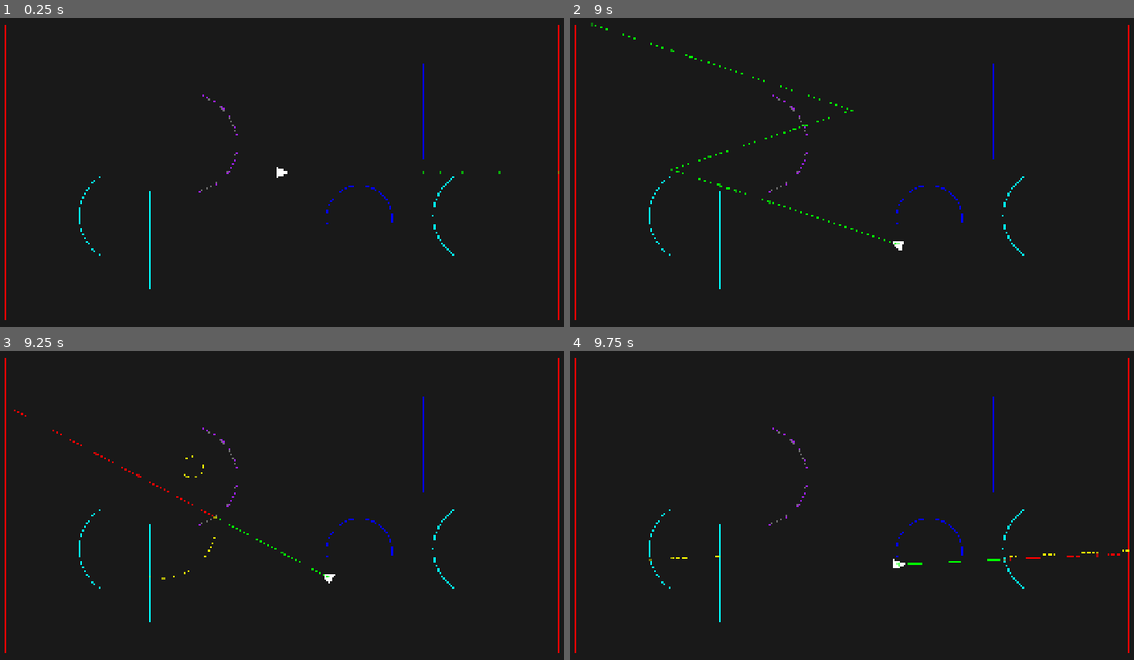
Above: before the commit, frames 1-4 (two rows, left to right).
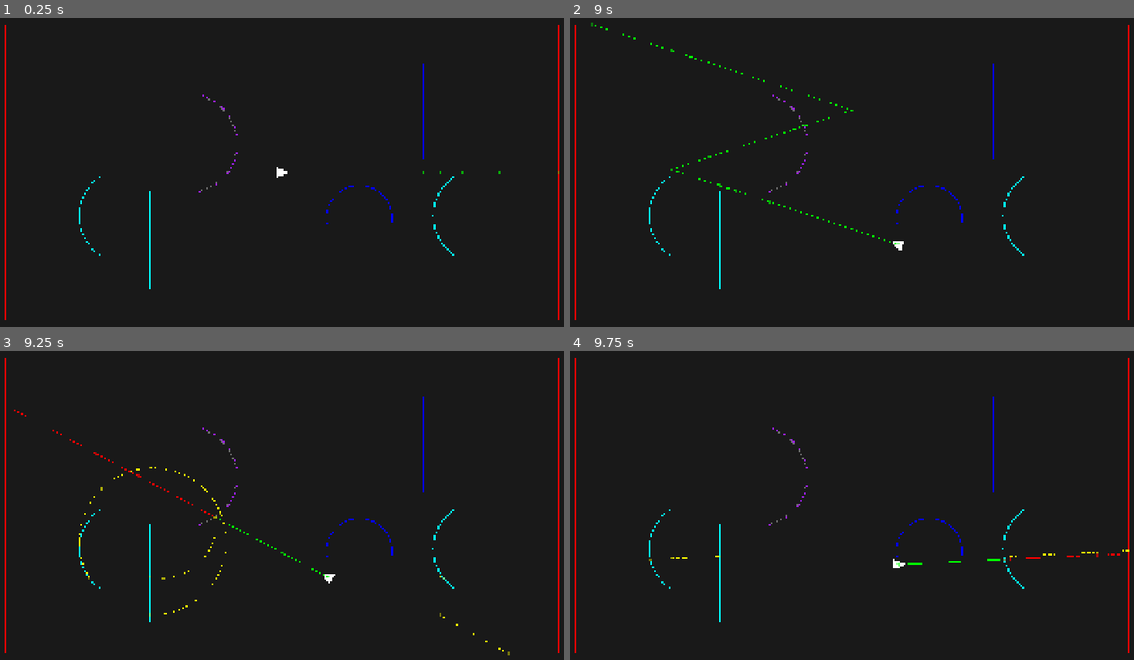
Above: after the commit, the same moments.

Repository: AlonKellner-RedHat/ricochet-game-v2
Game: Godot game, scene res://scenes/playground/portals.tscn
Two runs of this game, one before a commit and one after it. Both use one fixed random seed, a clock stepped at 60 frames per second and the inputs below.
Inputs (mouse positions are in pixels of both pictures, inside the frame that each line leads up to):
- Up to frame 1 (0.25 s): no input
- Up to frame 2 (9 s): tap Enter at 0.5, 2, 5 s; move the mouse to (987, 153) at 0.52 s; hold D (move_right) 0.53-1.25 s; hold Space (fire) 0.53-1.25 s; click (987, 153) at 0.67 s; drag from (727, 191) to (823, 240) at 1.27 s; move the mouse to (914, 95) at 2.02 s; hold D (move_right) 2.03-2.75 s; tap Alt at 2.1 s; drag from (823, 240) to (665, 119) at 2.77 s; tap Space (fire) at 3.5, 6.5 s; move the mouse to (1038, 225) at 3.52 s; hold A (move_left) 3.53-4.25 s; tap Tab at 3.6 s; drag from (665, 119) to (761, 85) at 4.27 s; move the mouse to (880, 172) at 5.02 s; hold S (move_down) 5.03-5.75 s; tap Z at 5.1 s; click (880, 172) at 5.17 s; drag from (761, 85) to (727, 191) at 5.77 s; move the mouse to (987, 153) at 6.52 s; hold W (move_up) 6.53-7.25 s; tap C at 6.6 s; drag from (727, 191) to (823, 240) at 7.27 s; move the mouse to (914, 95) at 8.02 s; hold S (move_down) 8.03-8.75 s; hold Shift 8.03-8.75 s; drag from (823, 240) to (665, 119) at 8.77 s
- Up to frame 3 (9.25 s): no input
- Up to frame 4 (9.75 s): move the mouse to (1038, 558) at 9.52 s; hold W (move_up) from 9.53 s (still down); tap Ctrl at 9.6 s; click (1038, 558) at 9.67 s

Frames 1-2 are identical in both runs. In frame 3, 0.1% of the frame differs, in the area x 13-91%, y 33-99%; in frame 4, nothing differs.

Commit message:
Fix norm-cache mapping corruption causing planned-trace oscillation
The shared TransformCache's norm_to_surface mapping was assigned by reference
on cache hit (tracer.gd:436), so a later _build_normalized call's
out_mapping.clear() mutated the cached identity-frame dict in place. This
caused the planned trace to lose origin_on_surface lookups, letting near-zero
FP intersection hits survive unfiltered as zero-length oscillating steps.

Also includes: apply_point API change from bidirectional bool to explicit
inverse MobiusTransform, and origin_on_surface formula fix for non-identity
frames during portal traversal after reflection.

Co-Authored-By: Claude Opus 4.6 <noreply@anthropic.com>

Diff:
--- a/scripts/math/planner.gd
+++ b/scripts/math/planner.gd
@@ -17,7 +17,8 @@
 		if config == null or config.effect == null or not config.effect.is_transformative():
 			return null
 		var inv_mobius: MobiusTransform = config.effect.get_inverse_mobius()
-		image = cache.apply_point(inv_mobius, image) if cache else inv_mobius.apply(image)
+		var fwd_mobius: MobiusTransform = config.effect.get_mobius()
+		image = cache.apply_point(inv_mobius, image, fwd_mobius) if cache else inv_mobius.apply(image)
 	return image
 
 static func compute_aim_direction(origin: Vector2, cursor: Vector2, plan_entries: Array, surfaces: Array, game_state: GameState, cache: TransformCache = null) -> Direction:
@@ -87,7 +88,8 @@
 
 		var config: SideConfig = surf.active_side_config(entry.side, game_state)
 		var mobius: MobiusTransform = config.effect.get_mobius()
-		image = cache.apply_point(mobius, image) if cache else mobius.apply(image)
+		var inv_mobius: MobiusTransform = config.effect.get_inverse_mobius()
+		image = cache.apply_point(mobius, image, inv_mobius) if cache else mobius.apply(image)
 
 		current_point = bounce_point
 		aim_dir = Direction.from_coords(current_point, image)
--- a/scripts/math/tracer.gd
+++ b/scripts/math/tracer.gd
@@ -155,7 +155,7 @@
 						var orig_surf_zl: Surface = s.norm_to_surface.get(hp.segment)
 						if orig_surf_zl and orig_surf_zl.is_target and hp.on_segment:
 							s.path.targets_hit[orig_surf_zl.id] = true
-						var result_zl = _apply_effect(s, hp, true, orig_surf_zl, plan_entries)
+						var result_zl = _apply_effect(s, hp, true, orig_surf_zl, plan_entries, cache)
 						if result_zl == 2:
 							if s.cursor_injected_at_zero_length:
 								s.step_left_blocked = false
@@ -192,7 +192,7 @@
 							if s.frame.conjugating:
 								ls = Side.Value.RIGHT if hp.side == Side.Value.LEFT else Side.Value.LEFT
 							last_step.hit_side = ls
-						var origin_result = _apply_effect(s, hp, true, origin_surf, plan_entries)
+						var origin_result = _apply_effect(s, hp, true, origin_surf, plan_entries, cache)
 						if origin_result == 1:
 							stage_ended = true
 							break
@@ -236,7 +236,7 @@
 			_accumulate_blockage(s, hp)
 			var fully_blocked := s.step_left_blocked and s.step_right_blocked
 
-			var result = _apply_effect(s, hp, fully_blocked, orig_surf, plan_entries)
+			var result = _apply_effect(s, hp, fully_blocked, orig_surf, plan_entries, cache)
 			if result == 2:
 				trace_done = true
 				break
@@ -286,7 +286,7 @@
 				s.step_left_blocked = s.step_left_blocked or sides[0]
 				s.step_right_blocked = s.step_right_blocked or sides[1]
 
-static func _apply_effect(s: TraceState, hp: Intersection.HitRecord, fully_blocked: bool, orig_surf: Surface, plan_entries: Array) -> int:
+static func _apply_effect(s: TraceState, hp: Intersection.HitRecord, fully_blocked: bool, orig_surf: Surface, plan_entries: Array, cache: TransformCache = null) -> int:
 	var norm_surf: Surface = null
 	for ns in s.norm_surfaces:
 		if ns.segment == hp.segment:
@@ -345,8 +345,14 @@
 		var new_origin: Vector2
 		if should_pop or tracked.inverse == tracked:
 			new_origin = tracked.inverse.mobius.apply(hp.point.coords)
+		elif s.frame.id == MobiusTransform.IDENTITY_ID:
+			new_origin = hp.point.coords
 		else:
-			new_origin = hp.point.coords
+			var new_frame := cache.compose_cached(s.frame, tracked.mobius)
+			var new_frame_inv := cache.invert_cached(new_frame)
+			var TF := cache.compose_cached(tracked.mobius, s.frame)
+			var M := cache.compose_cached(new_frame_inv, TF)
+			new_origin = M.apply(hp.point.coords)
 		if tracked.inverse != tracked:
 			s.portal_gap_pending = true
 		s.ray = Ray.from_coords(new_origin, s.ray.direction)
@@ -427,7 +433,7 @@
 	var cached_norm = cache.get_normalized(s.frame.id)
 	if cached_norm != null:
 		s.norm_surfaces = cached_norm.surfaces
-		s.norm_to_surface = cached_norm.mapping
+		s.norm_to_surface = cached_norm.mapping.duplicate()
 	else:
 		s.norm_surfaces = _build_normalized(surfaces, s.frame, s.norm_to_surface, cache, s.transform_stack)
 		cache.set_normalized(s.frame.id, s.norm_surfaces, s.norm_to_surface.duplicate())
--- a/scripts/math/transform_cache.gd
+++ b/scripts/math/transform_cache.gd
@@ -52,14 +52,14 @@
 func set_normalized(frame_id: int, surfaces: Array, mapping: Dictionary) -> void:
 	_norm_cache[frame_id] = {"surfaces": surfaces, "mapping": mapping}
 
-func apply_point(transform: MobiusTransform, point: Vector2, bidirectional: bool = true) -> Vector2:
+func apply_point(transform: MobiusTransform, point: Vector2, inverse: MobiusTransform = null) -> Vector2:
 	var key := Vector3(transform.id, point.x, point.y)
 	if _point_cache.has(key):
 		return _point_cache[key]
 	var result := transform.apply(point)
 	_point_cache[key] = result
-	if bidirectional:
-		var rev_key := Vector3(transform.id, result.x, result.y)
+	if inverse:
+		var rev_key := Vector3(inverse.id, result.x, result.y)
 		if not _point_cache.has(rev_key):
 			_point_cache[rev_key] = point
 	return result
--- /dev/null
+++ b/tests/test_arc_reflector_oscillation.gd
@@ -0,0 +1,134 @@
+extends GutTest
+
+func before_each() -> void:
+	Surface.reset_id_counter()
+	MobiusTransform.reset_id_counter()
+
+func _build_portals_scene() -> Array:
+	var surfs: Array = []
+	surfs.append_array(RoomBuilder.create_room_surfaces(Rect2(100, 80, 1720, 920)))
+	# mirror_lines: L=reflect
+	var m_seg := Segment.from_coords(Vector2(400, 200), Vector2(400, 700), Vector2(400, 450))
+	var m_refl := ReflectionEffect.new(m_seg.get_carrier())
+	surfs.append(Surface.new(m_seg, SideConfig.new(m_refl, true), SideConfig.new(null, false), false, false))
+	# mirror_right_lines: R=reflect
+	var mr_seg := Segment.from_coords(Vector2(960, 150), Vector2(960, 400), Vector2(960, 275))
+	var mr_refl := ReflectionEffect.new(mr_seg.get_carrier())
+	surfs.append(Surface.new(mr_seg, SideConfig.new(null, false), SideConfig.new(mr_refl, true), false, false))
+	# mirror_both_lines: L=reflect R=reflect
+	var mb_seg := Segment.from_coords(Vector2(1400, 200), Vector2(1400, 500), Vector2(1400, 350))
+	var mb_refl := ReflectionEffect.new(mb_seg.get_carrier())
+	surfs.append(Surface.new(mb_seg, SideConfig.new(mb_refl, true), SideConfig.new(mb_refl, true), false, false))
+	# inversion_left_arcs: L=inversion
+	var inv_seg := Segment.from_coords(Vector2(700, 300), Vector2(700, 600), Vector2(820, 450))
+	var inv_effect := CircleInversionEffect.new(inv_seg.get_carrier())
+	surfs.append(Surface.new(inv_seg, SideConfig.new(inv_effect, true), SideConfig.new(null, false), false, true))
+	# reflective_arcs: L=reflect R=reflect (THE ARC UNDER TEST)
+	var arc_seg := Segment.from_coords(Vector2(1100, 700), Vector2(1300, 700), Vector2(1200, 580))
+	var arc_refl := ReflectionEffect.new(arc_seg.get_carrier())
+	var arc_surf := Surface.new(arc_seg, SideConfig.new(arc_refl, true), SideConfig.new(arc_refl, true), false, false)
+	surfs.append(arc_surf)
+	# portal_lines: (550,600)→(550,900), rotation=0, translation=(900,0)
+	var pl_seg := Segment.from_coords(Vector2(550, 600), Vector2(550, 900), Vector2(550, 750))
+	var pl_result := RigidMotionEffect.create_portal_pair(pl_seg, 0.0, Vector2(900, 0))
+	var pl_src_cfg := SideConfig.new(pl_result.source_effect, true)
+	surfs.append(Surface.new(pl_seg, pl_src_cfg, pl_src_cfg, false, false))
+	var pl_tgt_cfg := SideConfig.new(pl_result.target_effect, true)
+	surfs.append(Surface.new(pl_result.target_segment, pl_tgt_cfg, pl_tgt_cfg, false, false))
+	# portal_arcs: (1500,550)→(1500,800) via (1430,675), rotation=0, translation=(-1100,0)
+	var pa_seg := Segment.from_coords(Vector2(1500, 550), Vector2(1500, 800), Vector2(1430, 675))
+	var pa_result := RigidMotionEffect.create_portal_pair(pa_seg, 0.0, Vector2(-1100, 0))
+	var pa_src_cfg := SideConfig.new(pa_result.source_effect, true)
+	surfs.append(Surface.new(pa_seg, pa_src_cfg, pa_src_cfg, false, false))
+	var pa_tgt_cfg := SideConfig.new(pa_result.target_effect, true)
+	surfs.append(Surface.new(pa_result.target_segment, pa_tgt_cfg, pa_tgt_cfg, false, false))
+	# screen_bounds (passthrough)
+	for def in [Vector4(0, 0, 1920, 0), Vector4(1920, 0, 1920, 1080),
+				Vector4(1920, 1080, 0, 1080), Vector4(0, 1080, 0, 0)]:
+		var sb_seg := Segment.from_coords(Vector2(def.x, def.y), Vector2(def.z, def.w),
+			Vector2((def.x + def.z) / 2.0, (def.y + def.w) / 2.0))
+		surfs.append(Surface.new(sb_seg, SideConfig.new(null, false), SideConfig.new(null, false), false, false))
+	return surfs
+
+func _count_zero_length_steps(path: Tracer.TracedPath) -> int:
+	var count := 0
+	for s in path.steps:
+		var step: Tracer.Step = s
+		if step.start.distance_to(step.end) < 0.01:
+			count += 1
+	return count
+
+# === Regression tests for norm_cache mapping corruption fix ===
+
+func test_step1_physical_no_oscillation() -> void:
+	var surfs := _build_portals_scene()
+	var player := Vector2(970, 703)
+	var cursor := Vector2(1027, 675)
+	var aim := Direction.from_coords(player, cursor)
+	var ray := Ray.from_coords(player, aim)
+	var cache := TransformCache.new()
+	var path := Tracer.trace(player, aim, surfs, GameState.new(), ray, -1.0,
+		Tracer.TraceMode.PHYSICAL, Tracer.TraceMode.PHYSICAL, [], cache, cursor)
+	var zero_count := _count_zero_length_steps(path)
+	assert_eq(zero_count, 0, "Physical trace should have no zero-length steps")
+
+func test_step1_planned_oscillation() -> void:
+	var surfs := _build_portals_scene()
+	var player := Vector2(970, 703)
+	var cursor := Vector2(1027, 675)
+	var aim := Direction.from_coords(player, cursor)
+	var ray := Ray.from_coords(player, aim)
+	var cache := TransformCache.new()
+	var _physical := Tracer.trace(player, aim, surfs, GameState.new(), ray, -1.0,
+		Tracer.TraceMode.PHYSICAL, Tracer.TraceMode.PHYSICAL, [], cache, cursor)
+	var planned := Tracer.trace(player, aim, surfs, GameState.new(), ray, -1.0,
+		Tracer.TraceMode.PLANNED, Tracer.TraceMode.PHYSICAL, [], cache, cursor)
+	var zero_count := _count_zero_length_steps(planned)
+	assert_eq(zero_count, 0,
+		"Planned trace should have no zero-length steps (got %d)" % zero_count)
+
+# === Step 2: Isolate cache vs mode ===
+
+func test_step2_planned_isolated_cache() -> void:
+	var surfs := _build_portals_scene()
+	var player := Vector2(970, 703)
+	var cursor := Vector2(1027, 675)
+	var aim := Direction.from_coords(player, cursor)
+	var ray := Ray.from_coords(player, aim)
+	var planned := Tracer.trace(player, aim, surfs, GameState.new(), ray, -1.0,
+		Tracer.TraceMode.PLANNED, Tracer.TraceMode.PHYSICAL, [], TransformCache.new(), cursor)
+	var zero_count := _count_zero_length_steps(planned)
+	assert_eq(zero_count, 0,
+		"Planned trace with isolated cache should have no zero-length steps (got %d)" % zero_count)
+
+# === Step 3: Prove norm_cache mapping corruption ===
+
+func test_step3_norm_cache_mapping_corruption() -> void:
+	var surfs := _build_portals_scene()
+	var cache := TransformCache.new()
+	var player := Vector2(970, 703)
+	var cursor := Vector2(1027, 675)
+	var aim := Direction.from_coords(player, cursor)
+	var ray := Ray.from_coords(player, aim)
+	# Run physical trace — this will write identity-frame + reflection-frame norm caches
+	var _physical := Tracer.trace(player, aim, surfs, GameState.new(), ray, -1.0,
+		Tracer.TraceMode.PHYSICAL, Tracer.TraceMode.PHYSICAL, [], cache, cursor)
+	# After the physical trace, check the identity-frame cache
+	var identity_cached = cache.get_normalized(MobiusTransform.IDENTITY_ID)
+	assert_not_null(identity_cached, "Identity frame should be cached")
+	# The mapping should map original segments → original surfaces
+	var arc_surf_obj: Surface = surfs[8]  # reflective_arcs is the 9th surface (index 8)
+	var arc_seg: Segment = arc_surf_obj.segment
+	var mapped_surf: Surface = identity_cached.mapping.get(arc_seg)
+	gut.p("Arc segment in identity cache mapping: %s" % (mapped_surf != null))
+	gut.p("Identity cache mapping size: %d" % identity_cached.mapping.size())
+	if mapped_surf != null:
+		gut.p("Mapped surface id: %d" % mapped_surf.id)
+	else:
+		gut.p("CORRUPTION: arc segment not found in identity cache mapping!")
+		gut.p("Keys in mapping:")
+		for key in identity_cached.mapping:
+			var val = identity_cached.mapping[key]
+			gut.p("  seg(%s->%s) → surf id=%d" % [key.start.coords, key.end.coords, val.id])
+	assert_not_null(mapped_surf,
+		"Identity-frame cache mapping must contain the arc surface's segment")
--- a/tests/test_cache.gd
+++ b/tests/test_cache.gd
@@ -112,3 +112,32 @@
 	assert_ne(phys_step1.frame_id, 0, "Physical trace should have non-identity frame after reflection")
 	assert_eq(phys_step1.frame_id, plan_step1.frame_id,
 		"Shared cache: same composition = same frame ID")
+
+# --- Stage 72: apply_point bidirectional caching fix ---
+
+func test_apply_point_non_self_inverse_corruption() -> void:
+	var seg := Segment.from_coords(Vector2(200, 100), Vector2(200, 500), Vector2(200, 300))
+	var result := RigidMotionEffect.create_portal_pair(seg, 0.0, Vector2(300, 0))
+	var fwd: MobiusTransform = result.source_effect.get_mobius()
+	var p := Vector2(100, 300)
+	var expected_q := fwd.apply(p)
+	var expected_qq := fwd.apply(expected_q)
+	var cache := TransformCache.new()
+	var q := cache.apply_point(fwd, p)
+	assert_almost_eq(q, expected_q, Vector2(0.01, 0.01),
+		"First apply_point must match direct fwd.apply")
+	var qq := cache.apply_point(fwd, q)
+	assert_almost_eq(qq, expected_qq, Vector2(0.01, 0.01),
+		"Second apply_point(fwd, fwd(p)) must return fwd(fwd(p)), not p")
+
+func test_apply_point_cross_direction_caching() -> void:
+	var seg := Segment.from_coords(Vector2(200, 100), Vector2(200, 500), Vector2(200, 300))
+	var pair := RigidMotionEffect.create_portal_pair(seg, 0.0, Vector2(300, 0))
+	var fwd: MobiusTransform = pair.source_effect.get_mobius()
+	var inv: MobiusTransform = pair.source_effect.get_inverse_mobius()
+	var p := Vector2(100, 300)
+	var cache := TransformCache.new()
+	var q := cache.apply_point(fwd, p, inv)
+	var roundtrip := cache.apply_point(inv, q)
+	assert_eq(roundtrip, p,
+		"inv(fwd(p)) must return exact p from cache (no FP recomputation)")
--- a/tests/test_inversion_bugs.gd
+++ b/tests/test_inversion_bugs.gd
@@ -120,7 +120,7 @@
 	var test_angles := [0.0, 0.7, 1.4, 2.1, 2.8, 3.5, 4.2, 5.0]
 	for angle in test_angles:
 		var p := center + Vector2(cos(angle), sin(angle)) * radius
-		var q := cache.apply_point(mobius, p)
+		var q := cache.apply_point(mobius, p, mobius)
 		var roundtrip := cache.apply_point(mobius, q)
 		assert_eq(roundtrip, p,
 			"Self-inverse round-trip must be EXACT for angle %.1f (p=%s rt=%s)" % [angle, p, roundtrip])
@@ -132,7 +132,7 @@
 	var mobius := inv.get_mobius()
 	var cache := TransformCache.new()
 	var p := Vector2(500, 300)
-	var q := cache.apply_point(mobius, p)
+	var q := cache.apply_point(mobius, p, mobius)
 	var roundtrip := cache.apply_point(mobius, q)
 	assert_eq(roundtrip, p,
 		"Self-inverse round-trip must be EXACT for off-carrier points too")
--- a/tests/test_stage72_rigid_motion_integration.gd
+++ b/tests/test_stage72_rigid_motion_integration.gd
@@ -361,6 +361,79 @@
 
 func _big_line_seg(x: float) -> Segment:
 	return Segment.from_coords(Vector2(x, 200), Vector2(x, 800), Vector2(x, 500))
+
+func _big_mirror(x: float) -> Surface:
+	var seg := Segment.from_coords(Vector2(x, 100), Vector2(x, 900), Vector2(x, 500))
+	var refl := ReflectionEffect.new(seg.get_carrier())
+	var config := SideConfig.new(refl, true)
+	return Surface.new(seg, config, config, false, false)
+
+# --- Reproduction: reflection + portal interaction ---
+
+func test_stage72_reflection_then_portal_displacement() -> void:
+	var portals := _portal_pair_surfaces(_big_line_seg(550), 0.0, Vector2(900, 0))
+	var surfaces := _big_room_walls()
+	surfaces.append(_big_mirror(1400))
+	surfaces.append(portals.source)
+	surfaces.append(portals.target)
+	# Ray goes RIGHT → hits mirror at x=1400 → reflects LEFT → hits portal at x=550
+	var path := _trace(Vector2(950, 500), Vector2(1700, 500), surfaces)
+	var found_reflection := false
+	var found_portal_after := false
+	for i in range(path.steps.size()):
+		var s: Tracer.Step = path.steps[i]
+		if s.frame_id != MobiusTransform.IDENTITY_ID and not found_reflection:
+			found_reflection = true
+		if found_reflection and s.after_portal:
+			found_portal_after = true
+			assert_almost_eq(s.start.x, 1450.0, 10.0,
+				"Post-portal visual start should be at target x=1450, got %.1f" % s.start.x)
+			break
+	assert_true(found_reflection, "Ray must hit reflection before portal")
+	assert_true(found_portal_after, "Ray must hit portal after reflection")
+
+func test_stage72_portal_without_reflection_works() -> void:
+	var portals := _portal_pair_surfaces(_big_line_seg(550), 0.0, Vector2(900, 0))
+	var surfaces := _big_room_walls()
+	surfaces.append(portals.source)
+	surfaces.append(portals.target)
+	# Same portal, no reflection — ray hits portal directly in identity frame
+	var path := _trace(Vector2(200, 500), Vector2(1700, 500), surfaces)
+	var found_portal := false
+	for s in path.steps:
+		var step: Tracer.Step = s
+		if step.after_portal:
+			found_portal = true
+			assert_almost_eq(step.start.x, 1450.0, 10.0,
+				"Without reflection, post-portal start at target x=1450, got %.1f" % step.start.x)
+			break
+	assert_true(found_portal, "Portal must be found without reflection")
+
+func test_stage72_reflection_portal_formula_evidence() -> void:
+	var source_seg := _big_line_seg(550)
+	var portals := _portal_pair_surfaces(source_seg, 0.0, Vector2(900, 0))
+	var refl_seg := Segment.from_coords(Vector2(1400, 100), Vector2(1400, 900), Vector2(1400, 500))
+	var R: MobiusTransform = ReflectionEffect.new(refl_seg.get_carrier()).get_tracked_transform().mobius
+	var T: MobiusTransform = portals.source.active_side_config(Side.Value.LEFT, GameState.new()).effect.get_tracked_transform().mobius
+	var T_inv: MobiusTransform = portals.target.active_side_config(Side.Value.LEFT, GameState.new()).effect.get_tracked_transform().mobius
+	var hp_old := Vector2(2250, 500)
+	var current_formula := hp_old
+	var F: MobiusTransform = R
+	var source_world: Vector2 = F.apply(hp_old)
+	assert_almost_eq(source_world, Vector2(550, 500), Vector2(1, 1),
+		"source_world = F(hp_old) = R(2250) = 550")
+	var target_world: Vector2 = T.apply(source_world)
+	assert_almost_eq(target_world, Vector2(1450, 500), Vector2(1, 1),
+		"target_world = T(source_world) = 550+900 = 1450")
+	var correct_formula: Vector2 = T_inv.apply(F.apply(target_world))
+	var new_frame: MobiusTransform = F.compose(T)
+	var visual_current := new_frame.apply(current_formula)
+	var visual_correct := new_frame.apply(correct_formula)
+	assert_almost_eq(visual_correct, Vector2(1450, 500), Vector2(5, 5),
+		"Correct formula gives visual at target (1450)")
+	var visual_current_x_wrong := absf(visual_current.x - 1450.0) > 100.0
+	assert_true(visual_current_x_wrong,
+		"Current formula gives wrong visual (got %.1f, expected far from 1450)" % visual_current.x)
 
 func test_stage72_portal_single_trace_enters_frame() -> void:
 	var portals := _portal_pair_surfaces(_big_line_seg(1500), 0.0, Vector2(-1100, 0))
@@ -417,3 +490,131 @@
 			continue
 		assert_almost_eq(cur.end, nxt.start, TOL,
 			"Post-cursor steps %d-%d must be contiguous: end=%s start=%s" % [i, i+1, cur.end, nxt.start])
+
+# --- Investigation: Double portal push beeline ---
+
+func _double_push_setup() -> Dictionary:
+	var portals := _portal_pair_surfaces(_big_line_seg(550), 0.0, Vector2(900, 0))
+	var surfaces := _big_room_walls()
+	surfaces.append(portals.source)
+	surfaces.append(portals.target)
+	var plan := [
+		PlanManager.PlanEntry.new(portals.source.id, Side.Value.LEFT),
+		PlanManager.PlanEntry.new(portals.source.id, Side.Value.LEFT),
+	]
+	return {portals = portals, surfaces = surfaces, plan = plan,
+		player = Vector2(960, 480), cursor = Vector2(700, 510), d = Vector2(900, 0)}
+
+func test_stage72_double_portal_planner_image() -> void:
+	var s := _double_push_setup()
+	var image = Planner._compute_image(s.cursor, s.plan, s.surfaces, GameState.new())
+	assert_not_null(image, "Image should not be null for double portal plan")
+	var expected: Vector2 = s.cursor - s.d * 2
+	assert_almost_eq(image, expected, TOL,
+		"Image should be cursor - 2d = %s, got %s" % [expected, image])
+
+func test_stage72_double_portal_aim_direction() -> void:
+	var s := _double_push_setup()
+	var cache := TransformCache.new()
+	var aim := Planner.compute_aim_direction(
+		s.player, s.cursor, s.plan, s.surfaces, GameState.new(), cache)
+	var expected_end: Vector2 = s.cursor - s.d * 2
+	assert_almost_eq(aim.end.coords, expected_end, TOL,
+		"Aim end should be image %s, not cursor %s. Got %s" % [
+			expected_end, s.cursor, aim.end.coords])
+
+func test_stage72_double_portal_trace_uses_aim() -> void:
+	var s := _double_push_setup()
+	var cache := TransformCache.new()
+	var aim := Planner.compute_aim_direction(
+		s.player, s.cursor, s.plan, s.surfaces, GameState.new(), cache)
+	var aim_ray := Ray.from_coords(s.player, aim)
+	var path := Tracer.trace(s.player, aim, s.surfaces, GameState.new(),
+		aim_ray, -1.0,
+		Tracer.TraceMode.PLANNED, Tracer.TraceMode.PHYSICAL, s.plan, cache, s.cursor)
+	assert_gt(path.steps.size(), 0, "Trace should produce steps")
+	var first: Tracer.Step = null
+	for step in path.steps:
+		var st: Tracer.Step = step
+		if st.start != st.end:
+			first = st
+			break
+	assert_not_null(first, "Should have a non-zero-length step")
+	var step_dir := (first.end - first.start).normalized()
+	var aim_dir := aim.to_normalized()
+	var cross := step_dir.cross(aim_dir)
+	gut.p("Step dir=%s, aim dir=%s, cross=%.6f" % [step_dir, aim_dir, cross])
+	assert_almost_eq(cross, 0.0, 0.01,
+		"First step direction must match planner aim. cross=%.4f step=%s aim=%s" % [
+			cross, step_dir, aim_dir])
+
+func test_stage72_double_portal_no_beeline() -> void:
+	var s := _double_push_setup()
+	var result := _trace_both(s.surfaces, s.player, s.cursor, s.plan)
+	var planned: Tracer.TracedPath = result.planned
+	var ci := planned.cursor_index
+	gut.p("cursor_index=%d, steps=%d" % [ci, planned.steps.size()])
+	for i in planned.steps.size():
+		var st: Tracer.Step = planned.steps[i]
+		var hit_info := "virt" if st.hit == null else "surf"
+		gut.p("  P%d: %s -> %s fid=%d [%s]%s" % [
+			i, st.start, st.end, st.frame_id, hit_info,
+			" <-- CURSOR" if i == ci else ""])
+	assert_gte(ci, 0, "Cursor should be injected")
+	assert_gt(ci, 0, "Cursor step should not be the first step")
+	var cursor_step: Tracer.Step = planned.steps[ci - 1]
+	var step_len := cursor_step.start.distance_to(cursor_step.end)
+	if step_len < 0.01:
+		pass_test("Zero-length cursor step — cursor on step boundary")
+		return
+	var step_dir := (cursor_step.end - cursor_step.start).normalized()
+	var first_step: Tracer.Step = planned.steps[0]
+	var aim_dir: Vector2 = first_step.ray.direction.to_normalized()
+	var dot := step_dir.dot(aim_dir)
+	var angle_deg := rad_to_deg(acos(clampf(dot, -1.0, 1.0)))
+	gut.p("Cursor step angle deviation: %.1f deg (step=%s, aim=%s)" % [
+		angle_deg, step_dir, aim_dir])
+	assert_lt(angle_deg, 5.0,
+		"Cursor step must follow ray direction (angle=%.1f). Beeline from %s to %s" % [
+			angle_deg, cursor_step.start, cursor_step.end])
+
+func test_stage72_cache_non_self_inverse_pair() -> void:
+	var s := _double_push_setup()
+	var config: SideConfig = s.portals.source.active_side_config(Side.Value.LEFT, GameState.new())
+	var inv_mobius: MobiusTransform = config.effect.get_inverse_mobius()
+	var fwd_mobius: MobiusTransform = config.effect.get_mobius()
+
+	var cache := TransformCache.new()
+	# Apply inv_mobius twice with fwd_mobius as inverse — both directions cached correctly
+	var step1: Vector2 = cache.apply_point(inv_mobius, s.cursor, fwd_mobius)
+	var step2: Vector2 = cache.apply_point(inv_mobius, step1, fwd_mobius)
+	assert_almost_eq(step1, s.cursor - s.d, TOL,
+		"First apply: cursor - d")
+	assert_almost_eq(step2, s.cursor - s.d * 2, TOL,
+		"Second apply: cursor - 2d (no bidirectional corruption)")
+
+	# Verify cross-direction cache: fwd_mobius(step1) should hit cache from first call
+	var fwd_result: Vector2 = cache.apply_point(fwd_mobius, step1)
+	assert_eq(fwd_result, s.cursor,
+		"Forward cached from inverse call: fwd(cursor-d) = cursor (exact cache hit)")
+
+func test_stage72_double_portal_direction_only() -> void:
+	var s := _double_push_setup()
+	var cache := TransformCache.new()
+	var aim := Planner.compute_aim_direction(
+		s.player, s.cursor, s.plan, s.surfaces, GameState.new(), cache)
+	var image: Vector2 = aim.end.coords
+	gut.p("Planner image: %s (expected ≈ %s)" % [image, s.cursor - s.d * 2])
+	assert_almost_eq(image, s.cursor - s.d * 2, TOL,
+		"Planner image must be cursor - 2d after cache fix")
+	var with_plan := Tracer.trace(s.player, aim, s.surfaces, GameState.new(),
+		null, -1.0, Tracer.TraceMode.PHYSICAL, Tracer.TraceMode.PHYSICAL,
+		s.plan, null, s.cursor)
+	assert_gt(with_plan.steps.size(), 2,
+		"Trace with correct planner aim must produce multiple steps")
+	var first: Tracer.Step = with_plan.steps[0]
+	var aim_dir := aim.to_normalized()
+	var step_dir := (first.end - first.start).normalized()
+	var cross := step_dir.cross(aim_dir)
+	assert_almost_eq(cross, 0.0, 0.01,
+		"First step must follow planner aim direction")
